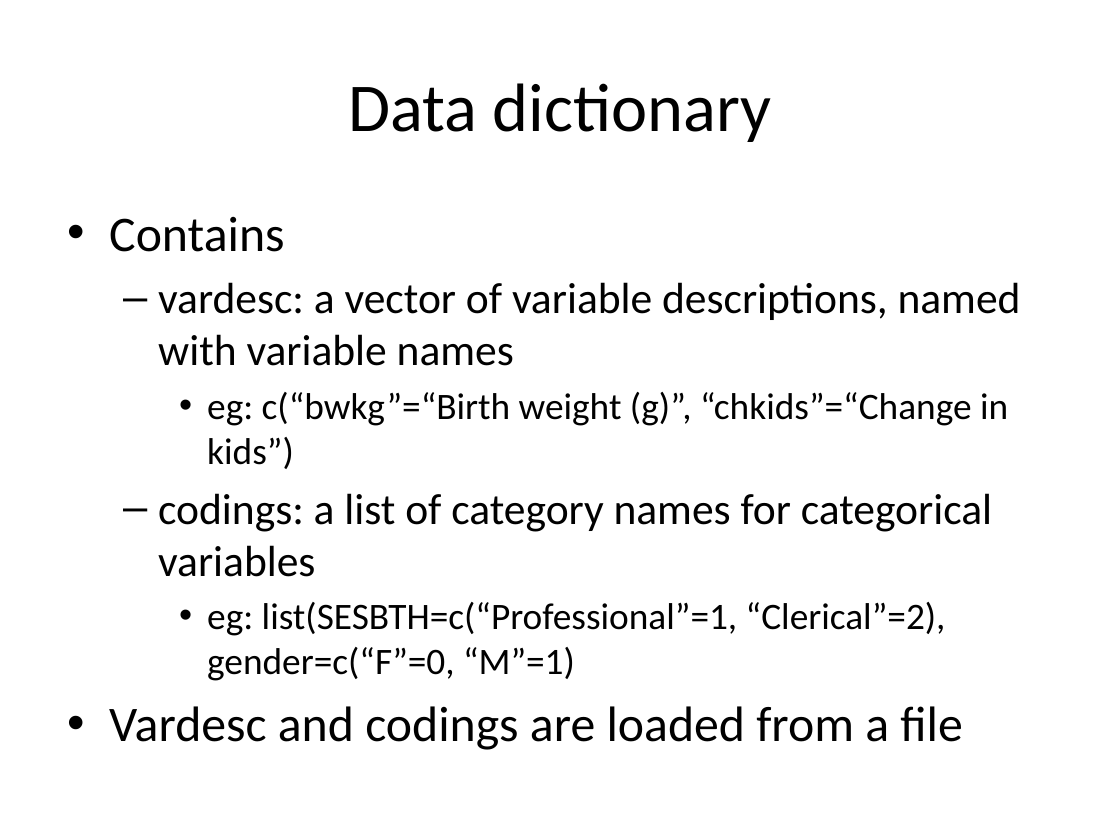
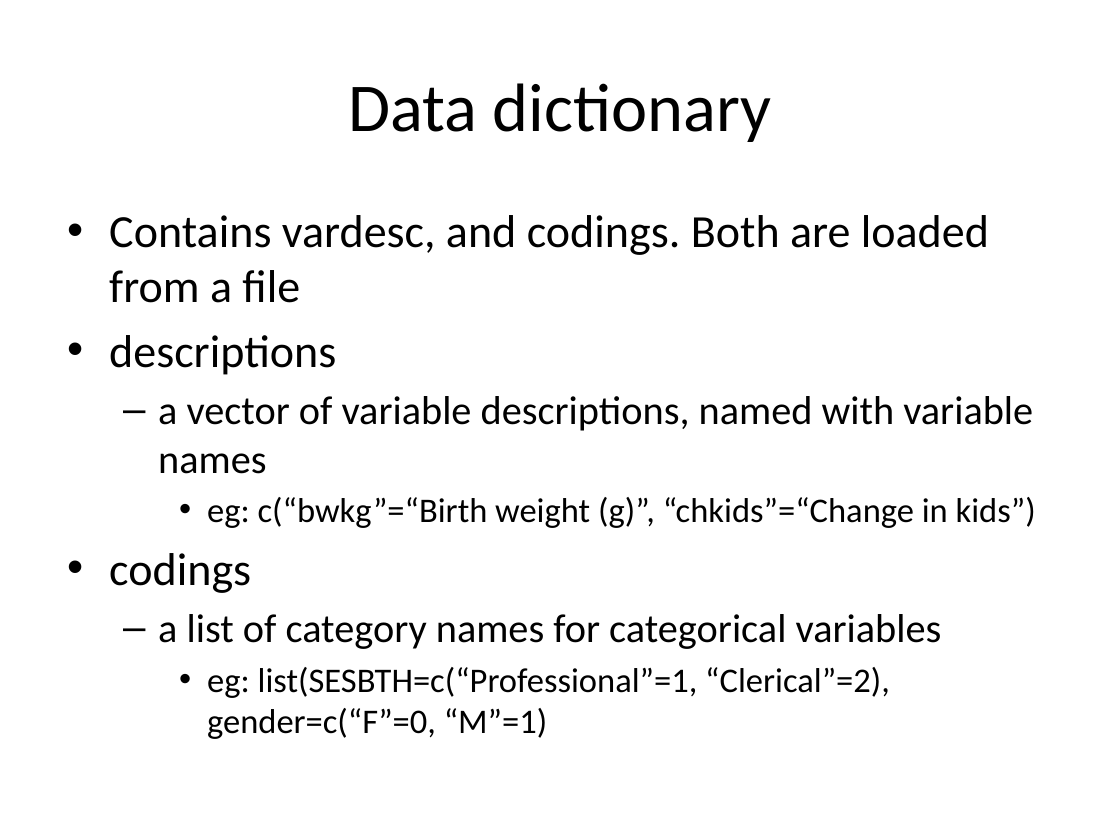
Before and after one commit to compassresearchcentre/simario, a slide deck: slide 7 of docs/Simar overview.pptx. Drawn at 1120x840 pixels with LibreOffice and Linux fonts; fonts in the diff are those of the drawing. Boxes give left, top, right and bottom in pixels: in the first picture for what was removed or moved away, otherwise in the second. Text is boxed around its words. In the diff, an @@ line names an element or a change of style, - is before the commit and + after.

```diff
--- a/docs/Simar overview.pptx
+++ b/docs/Simar overview.pptx
@@ text at <box>109,215,1033,474</box>: text changed; size 28 to 29.6 pt @@
-• Contains
-  – vardesc: a vector of variable descriptions, named with variable names
+• Contains vardesc, and codings. Both are loaded from a file
+• descriptions
+  – a vector of variable descriptions, named with variable names
@@ text at <box>207,497,1036,739</box>: size 24 to 22.2 pt in "eg: c(“bwkg”=“Birth weight (g)”, “chkids”=“Change in kids”)", "eg: list(SESBTH=c(“Professional”=1, “Clerical”=2), gender=c( ..." @@
@@ text at <box>109,553,942,649</box>: text changed; size 28 to 25.9 pt @@
-  – codings: a list of category names for categorical variables
+• codings
+  – a list of category names for categorical variables
@@ text at <box>109,706,962,750</box>: paragraph removed @@
-• Vardesc and codings are loaded from a file
```
Also in this commit, not shown: 2 other slides changed, 2 slides added, 14 other files.
